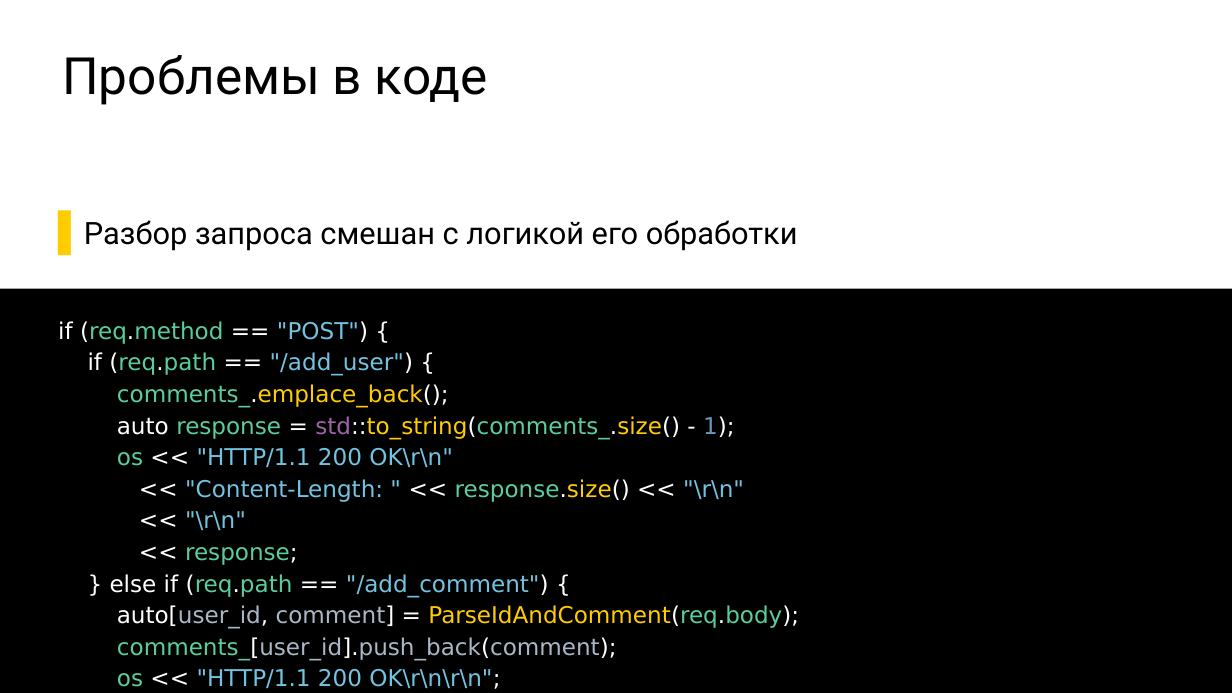
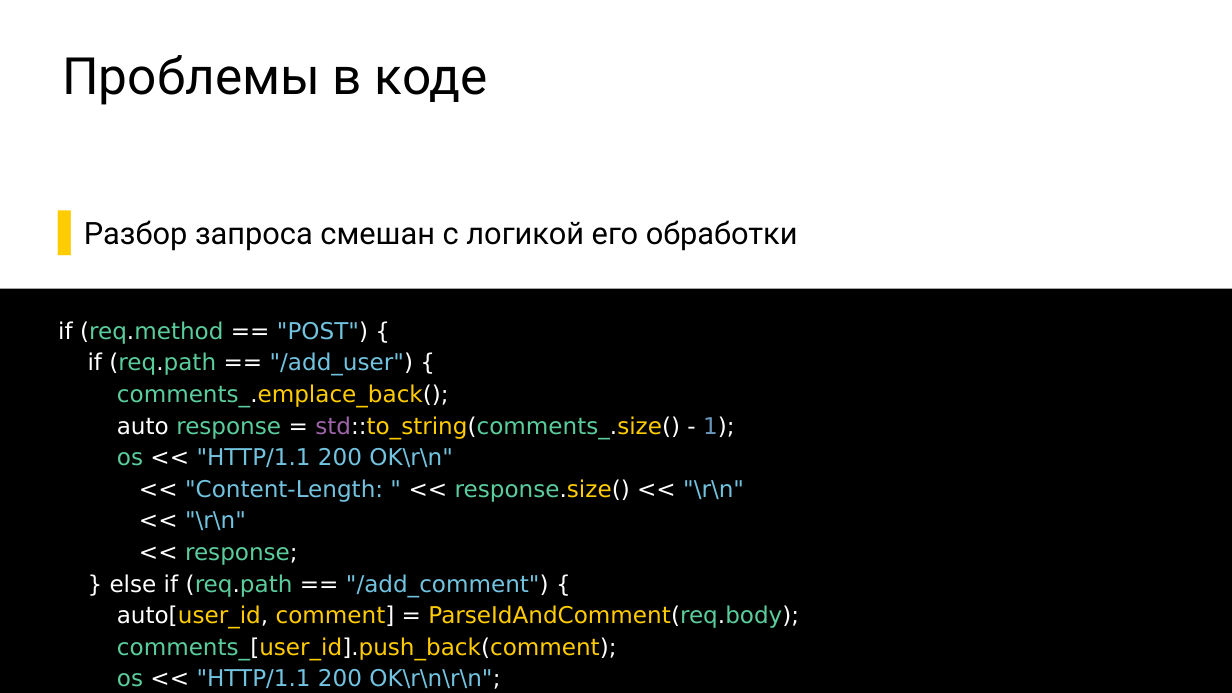
Before and after one commit to ishfb/secr2017, a slide deck: slide 12 of slides.pptx. Drawn at 1232x693 pixels with LibreOffice and Linux fonts; fonts in the diff are those of the drawing. Boxes give left, top, right and bottom in pixels: in the first picture for what was removed or moved away, otherwise in the second. Text is boxed around its words. In the diff, an @@ line names an element or a change of style, - is before the commit and + after.

```diff
--- a/slides.pptx
+++ b/slides.pptx
@@ text "if (req.method == "POST") { ..." at [0,289,1232,693]: text colour #A9B7C6 to #FFCC00 in "auto[user_id, comment] comments_[user_id].push_back(comment) ..." @@
```
Also in this commit, not shown: 4 slides added.
